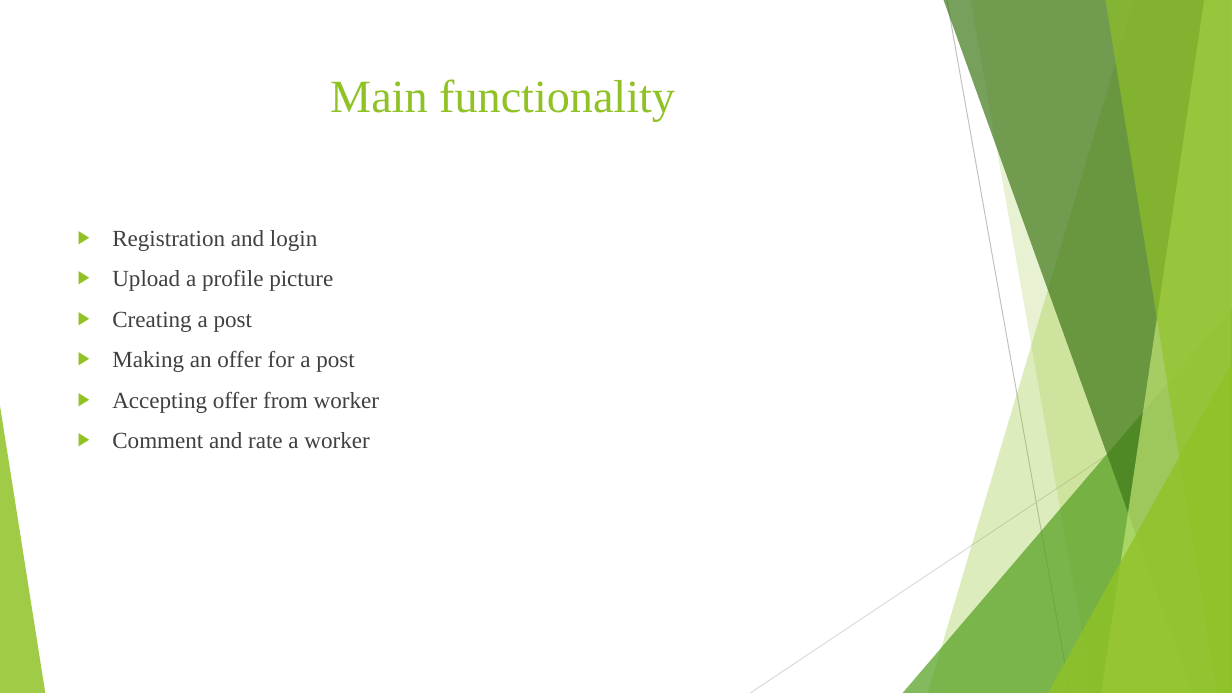
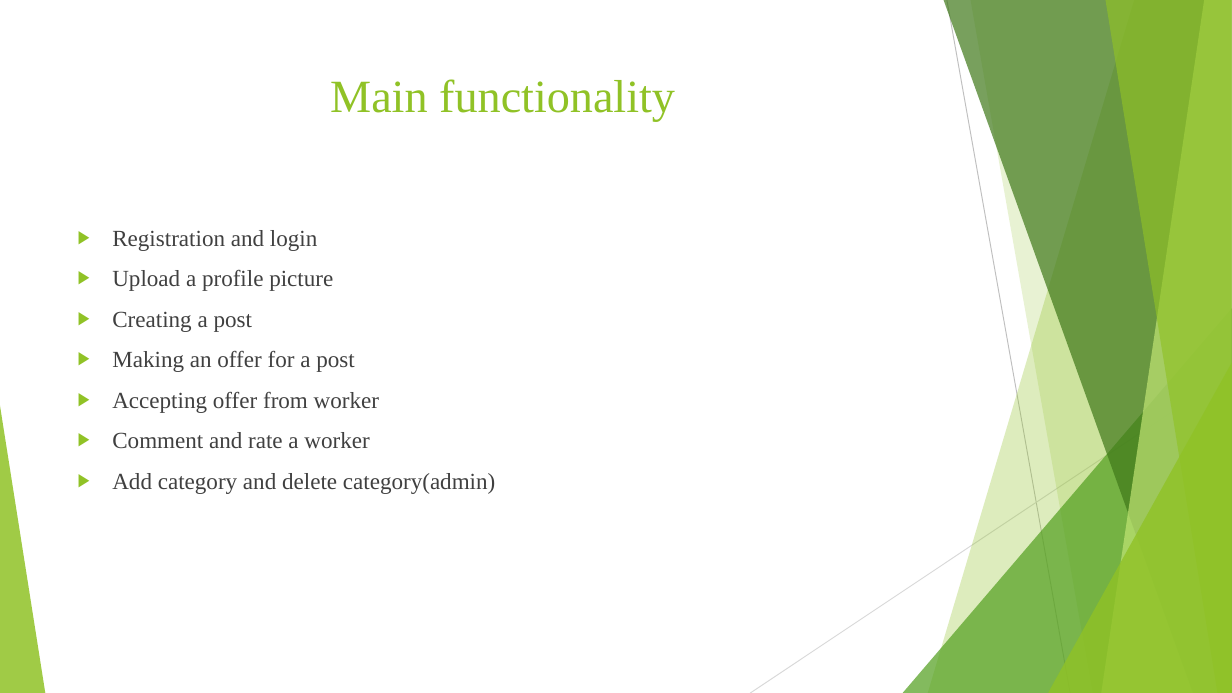
Before and after one commit to maxm1r/Maistor.bg, a slide deck: slide 2 of Maistor.bg Presentation.pptx. Drawn at 1232x693 pixels with LibreOffice and Linux fonts; fonts in the diff are those of the drawing. Boxes give left, top, right and bottom in pixels: in the first picture for what was removed or moved away, otherwise in the second. Text is boxed around its words. In the diff, an @@ line names an element or a change of style, - is before the commit and + after.

```diff
--- a/Maistor.bg Presentation.pptx
+++ b/Maistor.bg Presentation.pptx
@@ text at (112,473,495,494): paragraph added @@
+▶ Add category and delete category(admin)
```
Also in this commit, not shown: 3 other slides changed, 10 other files.
